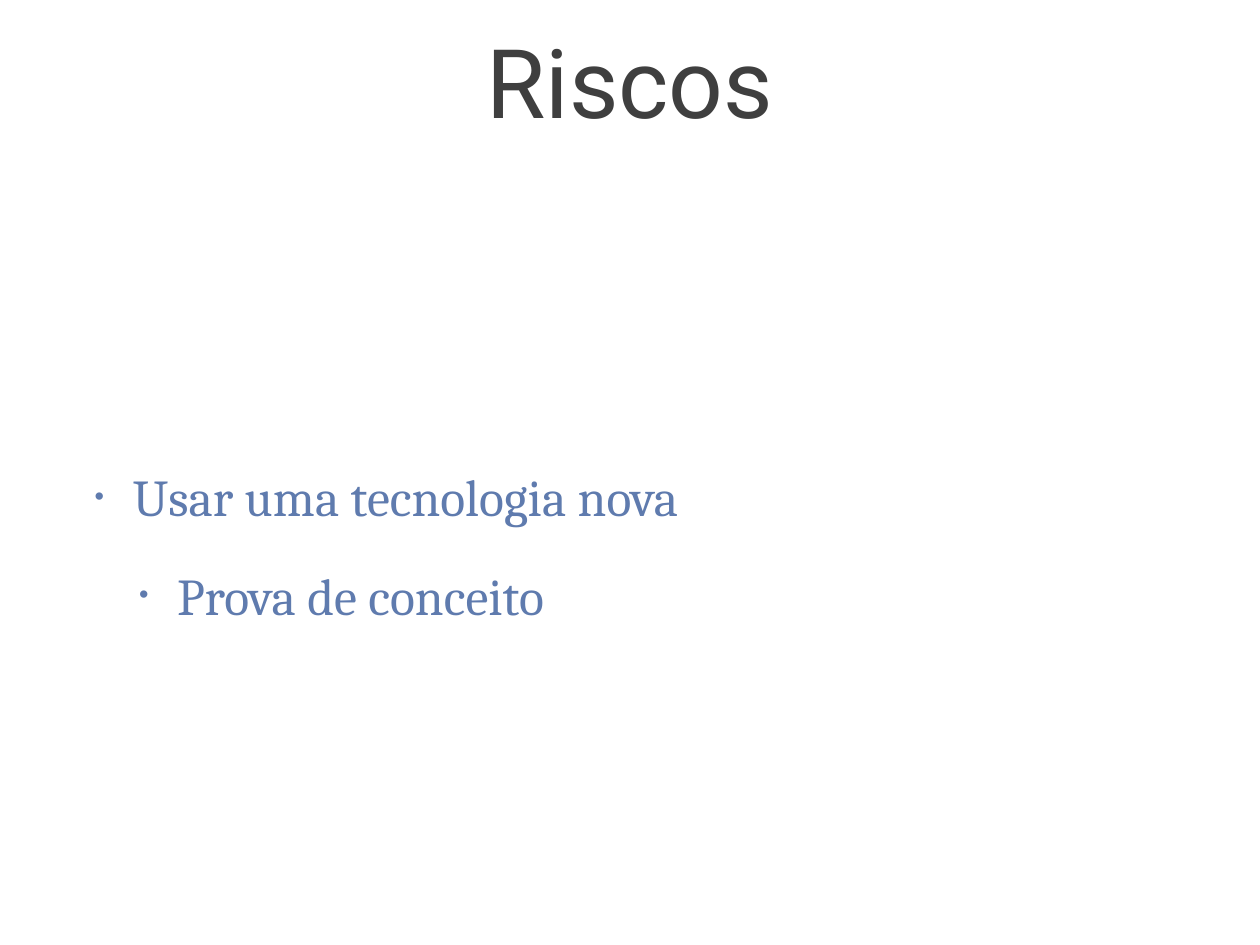
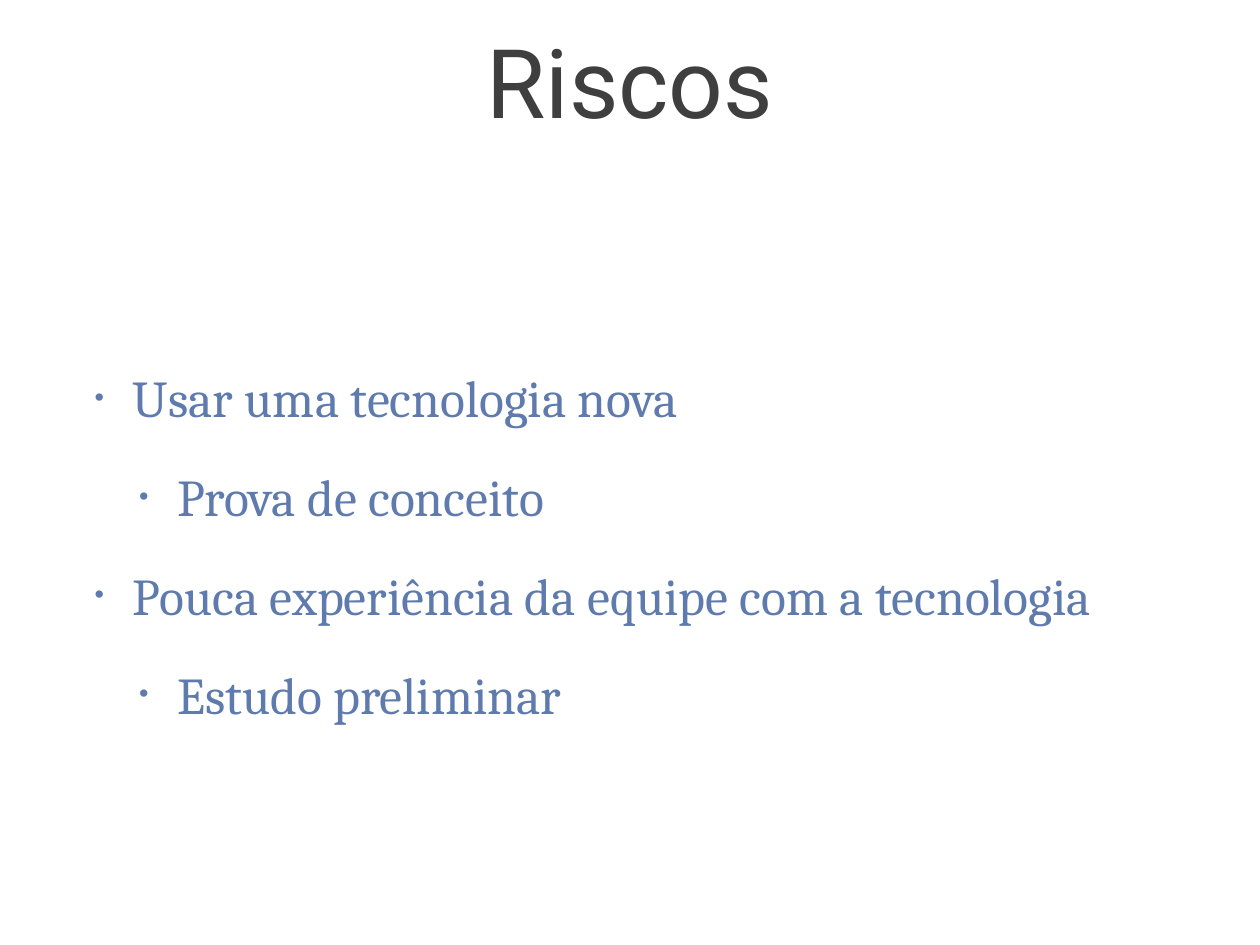
Before and after one commit to tulios/projetofinal-roteiros, a slide deck: slide 14 of apresentacao/apresentacao.ppt (slide 10 before the commit). Drawn at 1260x945 pixels with LibreOffice and Linux fonts; fonts in the diff are those of the drawing; background and template pictures are left out. Boxes give left, top, right and bottom in pixels: in the first picture for what was removed or moved away, otherwise in the second. Text is boxed around its words. In the diff, an @@ line names an element or a change of style, - is before the commit and + after.

```diff
--- a/apresentacao/apresentacao.ppt
+++ b/apresentacao/apresentacao.ppt
@@ text at (133, 579, 1091, 725): paragraphs added @@
+• Pouca experiência da equipe com a tecnologia
+  • Estudo preliminar
```
Also in this commit, not shown: 3 other slides changed, 10 slides added, 1 slide removed, 14 other files.
